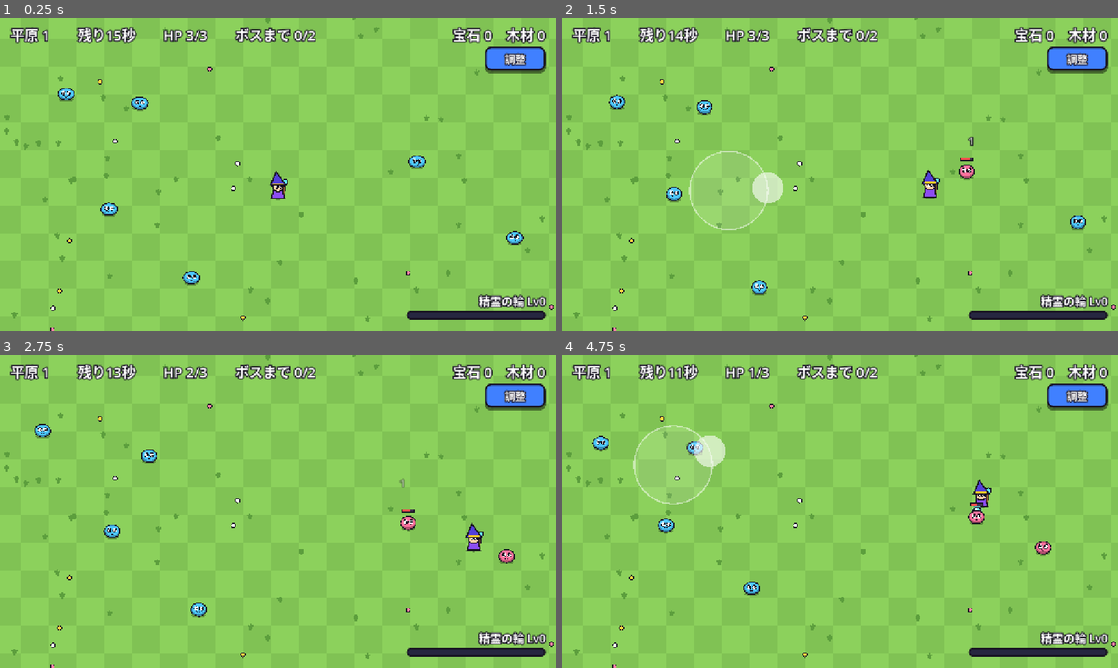
Above: before the commit, frames 1-4 (two rows, left to right).
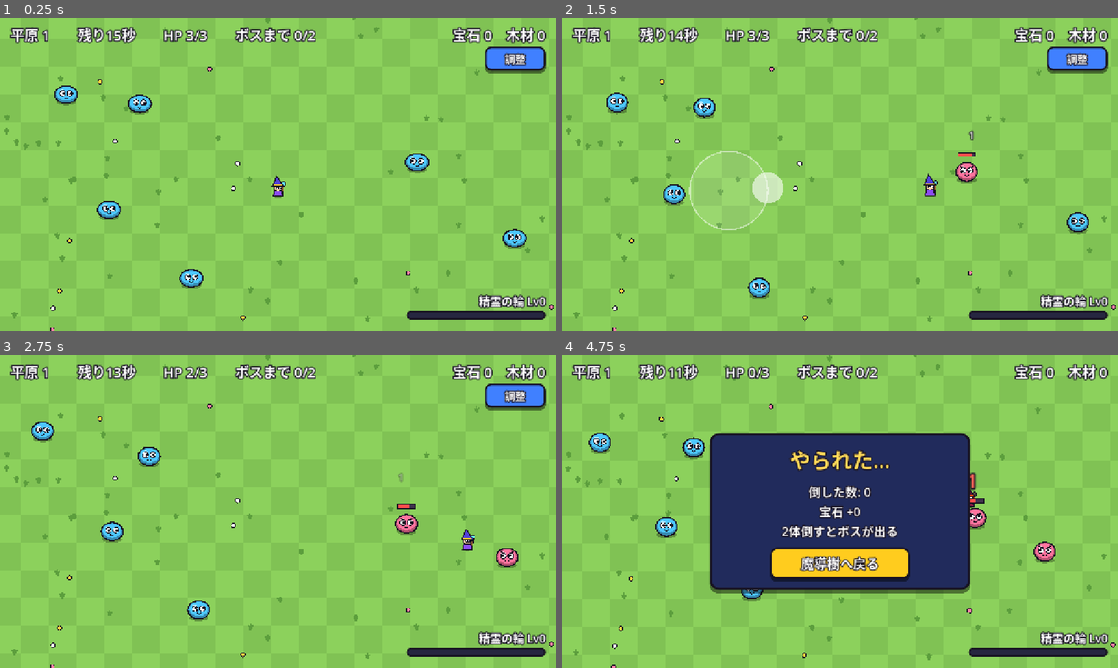
Above: after the commit, the same moments.

Repository: elefolo4565/fantasyIncremental
Game: Godot game, scene res://scenes/run/run.tscn
Same seed, same stepped clock (60 frames per second), same inputs: the game is played once before the commit and once after it. This scene is started directly instead of the project's main scene.
Inputs (mouse positions are in pixels of both pictures, inside the frame that each line leads up to):
- Up to frame 1 (0.25 s): no input
- Up to frame 2 (1.5 s): move the mouse to (962, 158) at 0.52 s; hold Right (ui_right) 0.53-1.25 s; click (962, 158) at 0.67 s; drag from (728, 190) to (951, 177) at 1.27 s
- Up to frame 3 (2.75 s): move the mouse to (333, 442) at 2.02 s; hold Right (ui_right) from 2.03 s (still down)
- Up to frame 4 (4.75 s): release Right (ui_right) at 2.75 s; drag from (812, 574) to (673, 464) at 2.77 s; move the mouse to (1006, 558) at 3.52 s; hold Left (ui_left) 3.53-4.25 s; drag from (673, 464) to (756, 433) at 4.27 s

The runs differ from the first frame. In frame 1, 1.3% of the frame differs, in the area x 9-95%, y 21-87%; in frame 2, 1.4%; in frame 3, 1.5%; in frame 4, 27%, in the area x 0-100%, y 0-100%.

Commit message:
敵とプレイヤーの既定の大きさを参考画像に合わせる（敵×0.7、プレイヤーはさらに×0.55）
Co-Authored-By: Claude Opus 5.5 (1M context) <noreply@anthropic.com>
Claude-Session: https://claude.ai/code/session_01DCGdW39avWMz4PaMBGrhsd

Diff:
--- a/data/balance.csv
+++ b/data/balance.csv
@@ -32,7 +32,7 @@
 pickup_pull_speed,900,吸い寄せられる素材の最高速度（ピクセル/秒）
 pickup_pull_accel,2400,吸い寄せられる素材の加速度（ピクセル/秒²）
 pickup_collect_reach,20,素材がプレイヤーの中心からこの距離に入ったら回収（ピクセル）
-unit_scale,0.5,敵・プレイヤーの見た目と当たり判定の大きさの倍率（1が元の大きさ。2026-10-06 ユーザーが0.5に決定）。戦闘画面の「大きさ」つまみで試した値をここに入れる
+unit_scale,0.7,敵・プレイヤーの見た目と当たり判定の大きさの倍率（1が元の大きさ）。2026-10-06 ユーザーの参考画像（Astro Prospector）に合わせ、スライムが画面幅の約3.7%になる0.7に。戦闘画面の「調整」つまみで試した値をここに入れる
 tap_arrive_distance,8,タップ移動で目的地にこの距離まで近づいたら止まる（ピクセル）
 bgm_volume_db,-10,BGMの音量（デシベル。0が元の大きさ、マイナスほど小さい）
 bgm_fade_time,0.4,曲を切り替えるとき前の曲を小さくしていく時間（秒）
@@ -47,3 +47,4 @@
 dasher_dash_speed,720,突進の速さ（ピクセル/秒）
 dasher_dash_distance,320,1回の突進で進む距離（ピクセル）
 dasher_rest_time,1.2,突進のあと止まって休む時間（秒）
+player_size_rate,0.55,プレイヤーの大きさを unit_scale に対してさらに掛ける倍率。参考画像の自機は岩の約2/3の大きさなので、プレイヤーを敵より小さくする（0.7×0.55で画面幅の約2.8%）
--- a/scenes/run/run.gd
+++ b/scenes/run/run.gd
@@ -124,7 +124,7 @@
 	_player.hurt.connect(_on_player_hurt)
 	_player.died.connect(_on_player_died)
 	_world.add_child(_player)
-	_player.set_body_scale(Progress.unit_scale)
+	_player.set_body_scale(_player_scale())
 	_ring = RING_SCENE.instantiate() as SpiritRing
 	_player.add_child(_ring)
 	_ring.level = mini(roundi(Stats.effect(&"ring_start", Progress.levels)), Balance.get_int("ring_max_level"))
@@ -254,12 +254,17 @@
 
 func _on_scale_changed(value: float) -> void:
 	Progress.unit_scale = value
-	_player.set_body_scale(value)
+	_player.set_body_scale(_player_scale())
 	for child in _world.get_children():
 		var target := child as Breakable
 		if target != null:
 			target.scale = Vector2.ONE * value
 	_refresh_size_label()
+
+
+## プレイヤーは敵より小さめにする（参考: Astro Prospector の自機と岩の比）。
+func _player_scale() -> float:
+	return Progress.unit_scale * Balance.get_float("player_size_rate")
 
 
 func _refresh_size_label() -> void:
